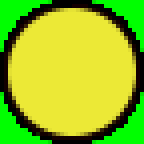
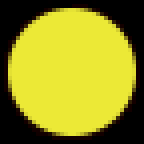
Revision of a layered (144, 144) image; what changed, layer by layer:
hid "Слой 1" over [0, 0, 144, 144]
added layer "Слой 3" over [0, 0, 144, 144]
